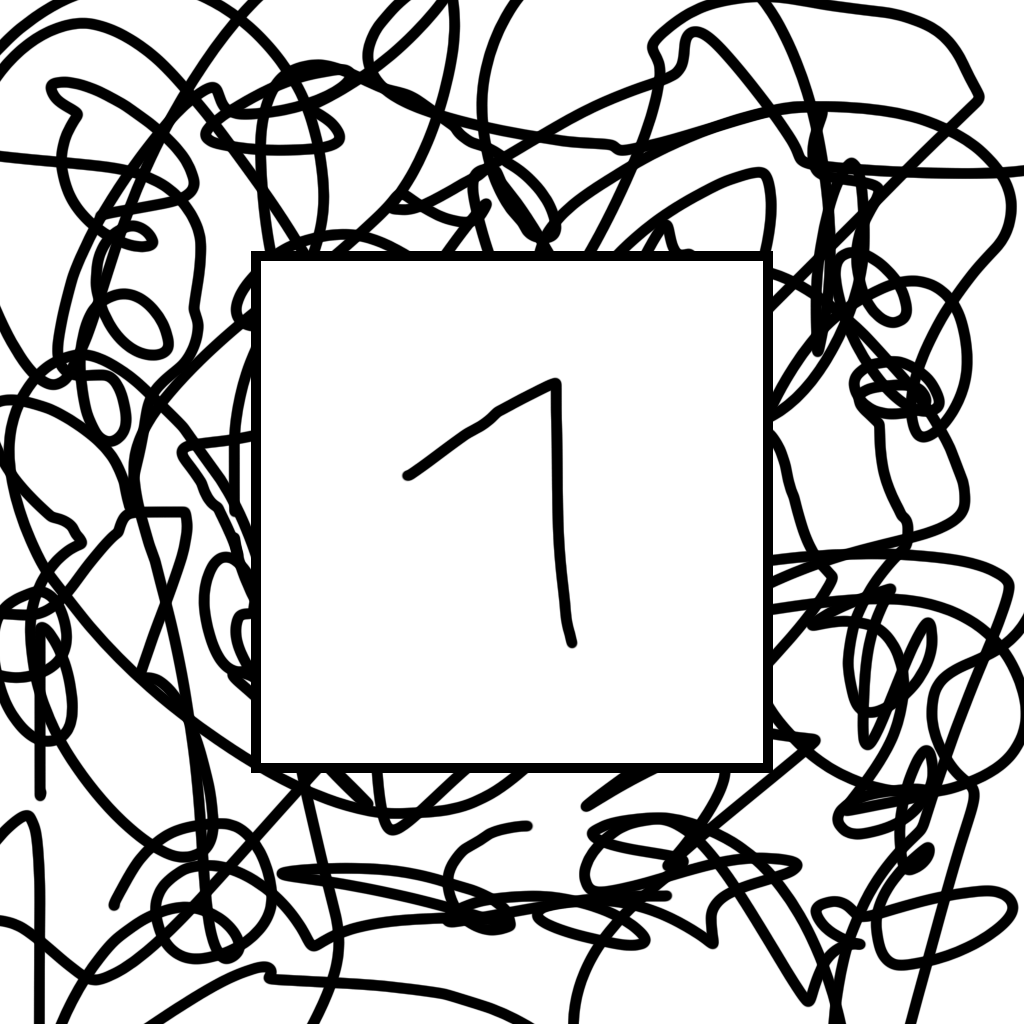
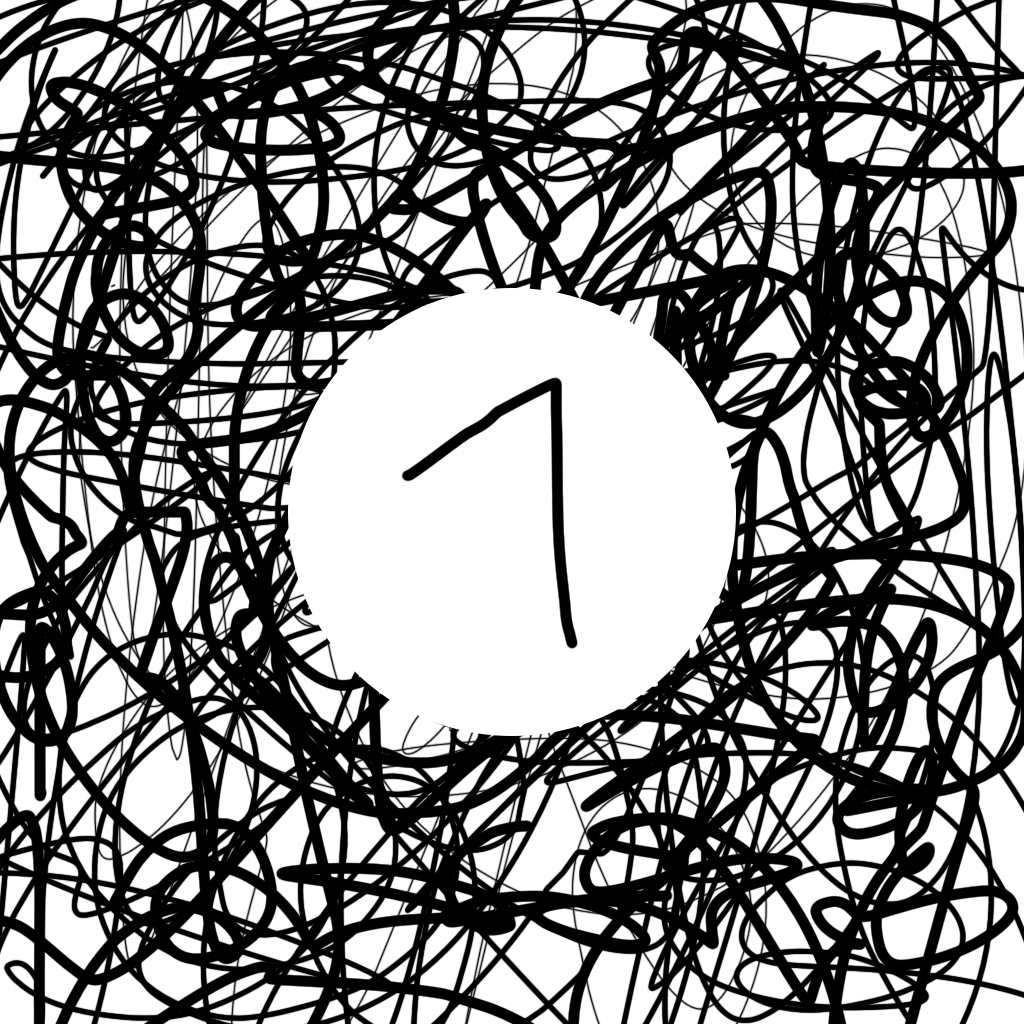
Comparing the layer stacks of the two (1024, 1024) images. Changes:
renamed "Rectangle 1" to "Ellipse 1", painted on it over (x1=251, y1=251, x2=773, y2=773)
painted on "Background" over (x1=0, y1=0, x2=1024, y2=1024)
